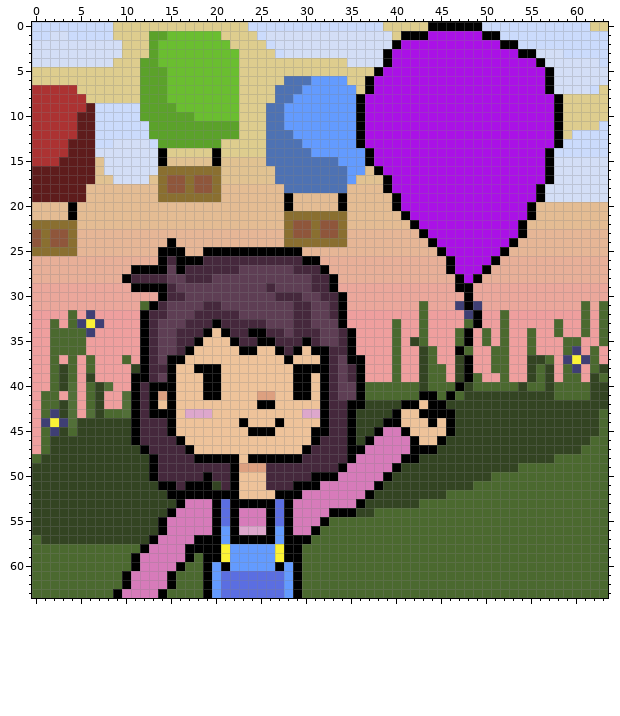
Two versions of one pixel-art sprite, Games/balloon_blower_game/sprites/Sprite-Balloon10.png. The first picture shows the starting point.
The file is 64x64 pixels. Colours within 5 levels of each other are drawn and written as one.
Once edited:
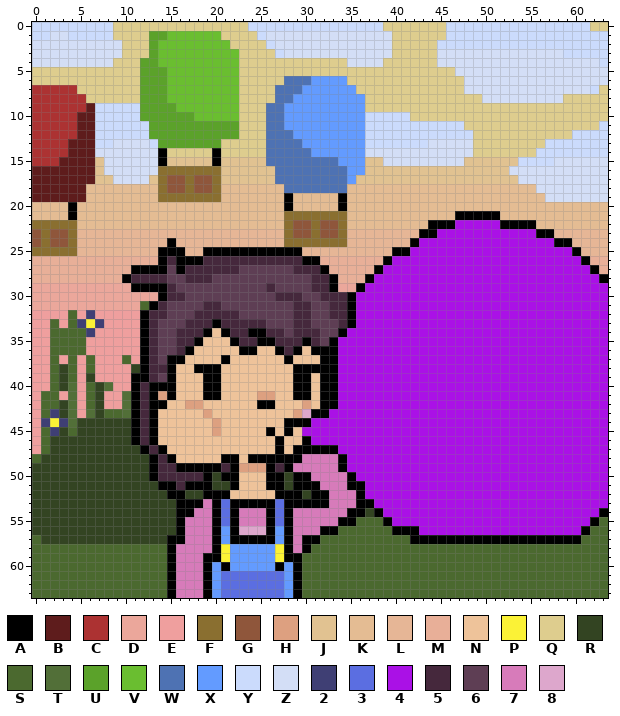
Palette (. is transparent): A #000000  B #5e1c1c  C #ac3232  D #eba79b  E #ef9f9e  F #8a6f30  G #8f563b  H #dda080  J #e1c291  K #e4bc93  L #e6b696  M #e8af98  N #eec39a  P #fbf236  Q #decd8e  R #334422  S #4b692f  T #526f38  U #5ba22a  V #6abe30  W #4e72b3  X #639bff  Y #cbdbfc  Z #d3def6  2 #3f3f74  3 #5b6ee1  4 #aa11e6  5 #45283c  6 #5e3e54  7 #d77bba  8 #dda7cc
From old to new:
Changed rows in their new state; - is an unchanged pixel.
first column x 9:
 0 -----------------------------------QQYYYY--------------
 1 --------------------------------QQQQQYYYYYY------------
 2 -------------------------------QQQQQYYYYYYYYY----------
 3 ------------------------------ZQQQQQZZZZZZZZZZZ--------
 4 ------------------------------QQQQQQZZZZZZZZZZZZ-------
 5 -----------------------------QQQQQQQQQZZZZZZZZZZZ------
 6 ----------------------------QQQQQQQQQQQZZZZZZZZZZ------
 7 ----------------------------QQQQQQQQQQQZZZZZZZZZZ------
 8 ---------------------------XQQQQQQQQQQQQQZZZZZZZZZ-----
 9 ---------------------------XQQQQQQQQQQQQQQQQQQQQQQ-----
10 ---------------------------XYYYYYQQQQQQQQQQQQQQQQQ-----
11 ---------------------------XYYYYYYYYYYYQQQQQQQQQQQ-----
12 ---------------------------XYYYYYYYYYYYYQQQQQQQQQQ-----
13 ---------------------------XYYYYYYYZZZZZQQQQQQQQYY-----
14 ----------------------------ZZZZZZZZZZZZQQQQQQQYY------
15 ----------------------------JJZZZZZZZZZJJJJJJYYYY------
16 -----------------------------JJJJJJJJJJJJJJJZZZZZ------
17 ------------------------------JJJJJJJJJJJJJJJZZZZ------
18 ------------------------------KKKKKKKKKKKKKKKKKZ-------
19 -------------------------------KKKKKKKKKKKKKKKKK-------
20 -------------------------------KKKKKKKKKKKKKKKK--------
21 --------------------------------KKKKKKAAAAAKKKK--------
22 ---------------------------------KKAAA-----AA-A--------
23 -----------------------------------A---------44AA------
24 ---------------------------------A44--------44444AA----
25 -------------------------------AA4444------44444444A---
26 ------------------------------A4444444----4444444444A--
27 -----------------------------A44444444---444444444444A-
28 ----------------------------A4444444444-44444444444444A
29 ---------------------------A444444444444444444444444444
30 -------------------------5A4444444444444444444444444444
31 -------------------------5A4444444444444444444444444444
32 -------------------------5A4444444444444444444444444444
33 -------------------------5A4444444444444444444444444444
34 -------------------------A44444444444444444444444444444
35 ------------------------A444444444444444444444444444444
36 ------------------------A444444444444444444444444444444
37 ------------A-----------A444444444444444444444444444444
38 ------------------------A444444444444444444444444444444
39 ------------------------A444444444444444444444444444444
40 ------------------------A444444444444444444444444444444
41 ------------------------A444444444444444444444444444444
42 -----AN-HH-----------H--A444444444444444444444444444444
43 -----NN-NNH---------H-A-4444444444444444444444444444444
44 ----ANN----H--N---NAAA444444444444444444444444444444444
45 ----ANN----H---NN--A-4444444444444444444444444444444444
46 ----ANNN----------A--A444444444444444444444444444444444
47 -----ANNN---------A-A-AAA444444444444444444444444444444
48 ------ANNNNN---------7777A44444444444444444444444444444
49 -------AAAAA-----A-A77777-44444444444444444444444444444
50 -----------RA----AARAA777-A4444444444444444444444444444
51 ------------R----AAR------AA444444444444444444444444444
52 --------RR---N-------RAA---A444444444444444444444444444
53 --------AA----------AAAA----A44444444444444444444444444
54 ------RAA---------------77-A-A444444444444444444444444A
55 -----RRA---------------77AA---A4444444444444444444444A-
56 -----RRA--------------7AA------AAA444444444444444444A--
57 ----RRAA-77---------7-A----------AAAAAAAAAAAAAAAAAAA---
58 ---SSSA-777---------7A---------------------------------
59 --SSSSA-77---------------------------------------------
60 --SSSSA777---------------------------------------------
61 -SSSSS-777---------------------------------------------
62 -SSSSS-777---------------------------------------------
63 SSSSSSA777---------------------------------------------
